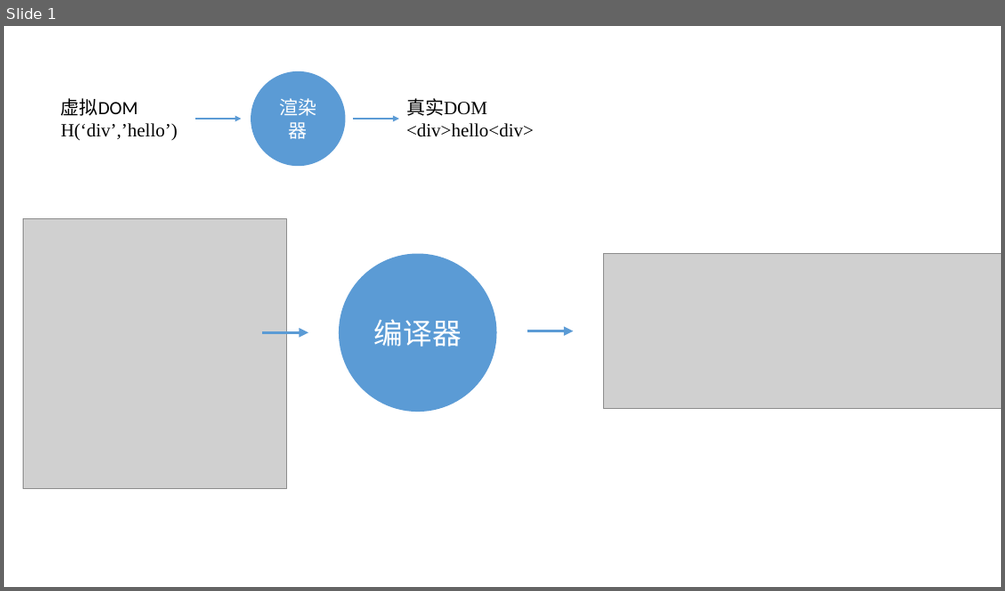
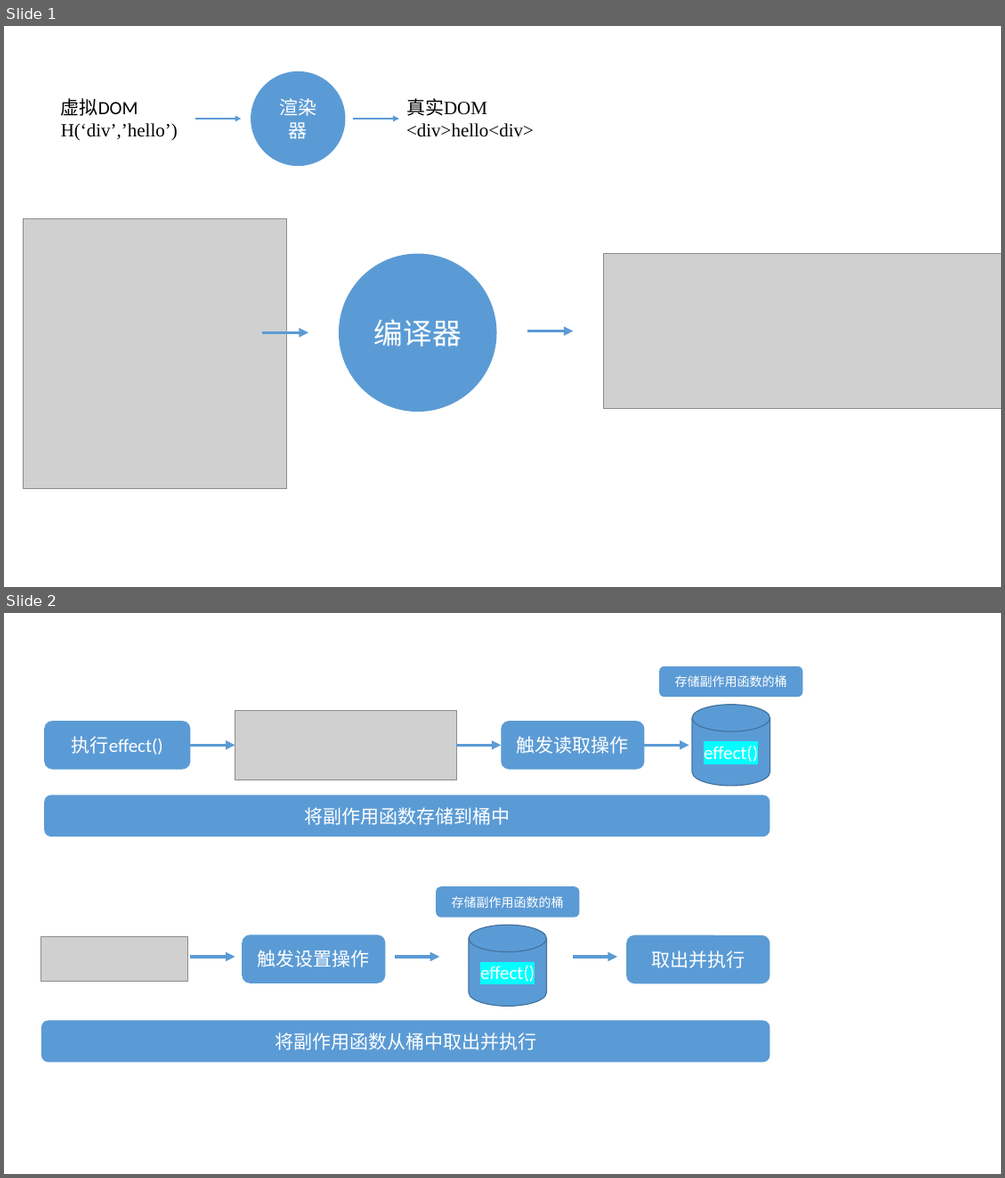
Before and after one commit to zuogl/zNote, a slide deck: img.pptx. Shown one above the other, each under a label of ours: slide 1 before the commit, slides 1 and 2 after it. The pictures are 1005x591 and 1005x1178 pixels, drawn with LibreOffice and Linux fonts; fonts in the diff are those of the drawing; grey boxes stand for pictures. Boxes give left, top, right and bottom in pixels: in the first picture for what was removed or moved away, otherwise in the second. Text is boxed around its words. In the diff, an @@ line names an element or a change of style, - is before the commit and + after.

```diff
--- a/img.pptx
+++ b/img.pptx
@@ slide 2 added at [4,613,1001,1174], background #FFFFFF @@
@@ group added at [44,666,802,836]: 4 rounded rectangles, 3 arrows, 1 picture, 1 cylinder @@
+执行effect()
+触发读取操作
+effect()
+存储副作用函数的桶
+将副作用函数存储到桶中
@@ group added at [41,887,770,1062]: 4 rounded rectangles, 3 arrows, 1 cylinder, 1 picture @@
+effect()
+存储副作用函数的桶
+将副作用函数从桶中取出并执行
+触发设置操作
+取出并执行
```
Also in this commit, not shown: 1 other slide added, 10 other files.
